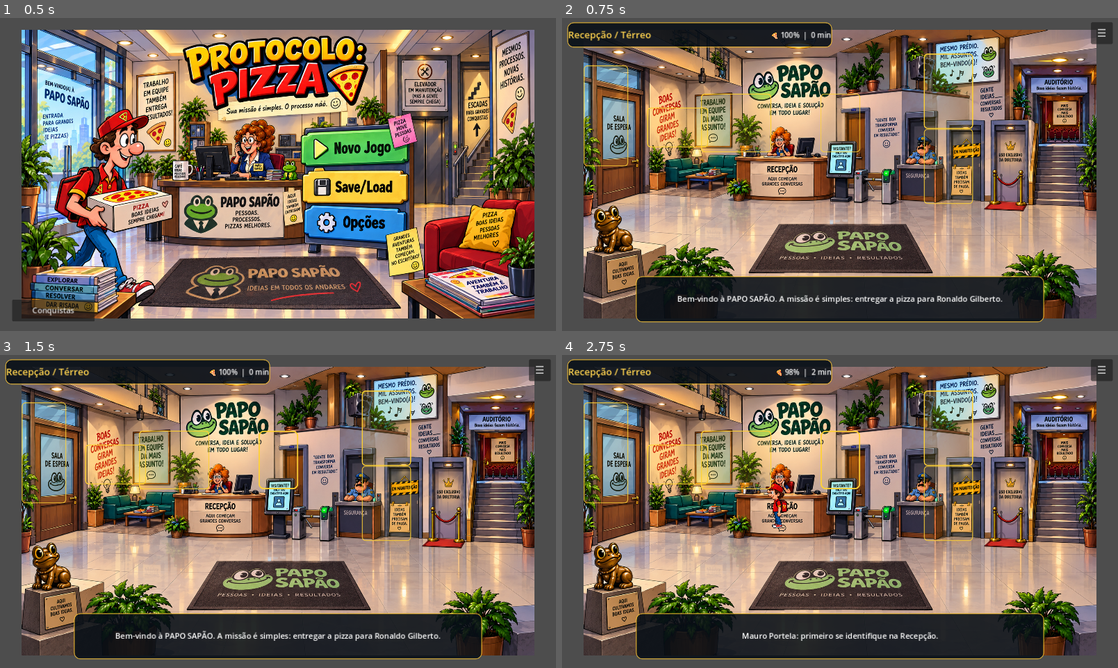
Above: before the commit, frames 1-4 (two rows, left to right).
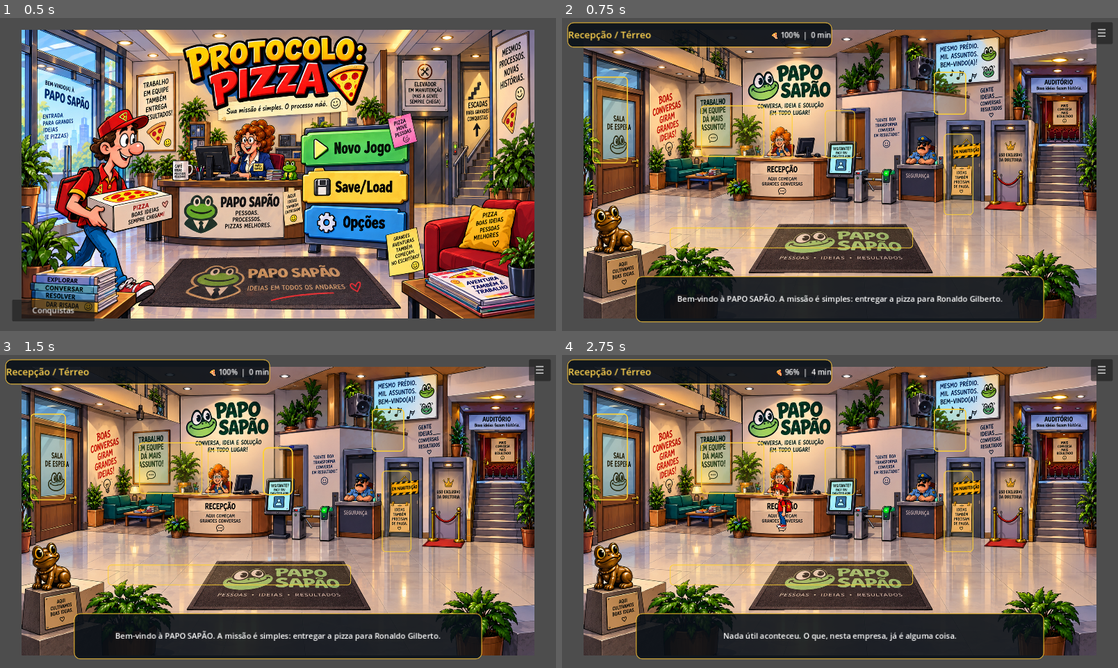
Above: after the commit, the same moments.

Repository: washincofer/protocolo-pizza
Game: Godot game, scene res://scenes/Main.tscn
Same seed, same stepped clock (60 frames per second), same inputs: the game is played once before the commit and once after it.
Inputs (mouse positions are in pixels of both pictures, inside the frame that each line leads up to):
- Up to frame 1 (0.5 s): no input
- Up to frame 2 (0.75 s): click (917, 146) at 0.5 s
- Up to frame 3 (1.5 s): click (272, 458) at 1.27 s
- Up to frame 4 (2.75 s): click (834, 486) at 2.02 s

Frame 1 is identical in both runs. In frame 2, 2.8% of the frame differs, in the area x 3-74%, y 11-74%; in frame 3, 2.9%; in frame 4, 3.8%, in the area x 3-74%, y 4-92%.
Error in both runs: Attempted to free a locked object (calling or emitting). (res://scripts/main.gd:21)

Commit message:
Calibra hotspots da Recepção e adiciona Totem

Diff:
--- a/godot/scripts/hotspot_catalog.gd
+++ b/godot/scripts/hotspot_catalog.gd
@@ -53,12 +53,13 @@
 
 const HOTSPOTS := {
 	"reception": [
-		{"label":"Balcão da Recepção","rect":[500,270,300,250],"action":"receptionist"},
-		{"label":"Sofá de Espera","rect":[270,330,260,170],"action":"wait_sofa"},
-		{"label":"Segurança","rect":[1010,270,170,250],"action":"security_desk"},
-		{"label":"Auditório","rect":[1450,100,210,320],"action":"auditorium"},
-		{"label":"Escadas","rect":[1450,420,210,320],"action":"reception_stairs"},
-		{"label":"Porta de Entrada","rect":[0,150,190,430],"action":"reception_exit"}
+		{"label":"Balcão da Recepção","rect":[500,320,270,219],"action":"receptionist"},
+		{"label":"Sofá de Espera","rect":[37,198,151,369],"action":"wait_sofa"},
+		{"label":"Totem Primeiro Cadastro","rect":[792,352,98,202],"action":"reception_totem"},
+		{"label":"Segurança","rect":[1027,340,129,205],"action":"security_desk"},
+		{"label":"Auditório","rect":[1492,178,138,182],"action":"auditorium"},
+		{"label":"Escadas","rect":[1535,440,126,347],"action":"reception_stairs"},
+		{"label":"Porta de Entrada","rect":[366,841,1038,89],"action":"reception_exit"}
 	],
 	"innovation": [
 		{"label":"Óculos VR","rect":[900,380,190,170],"action":"take_vr"},
